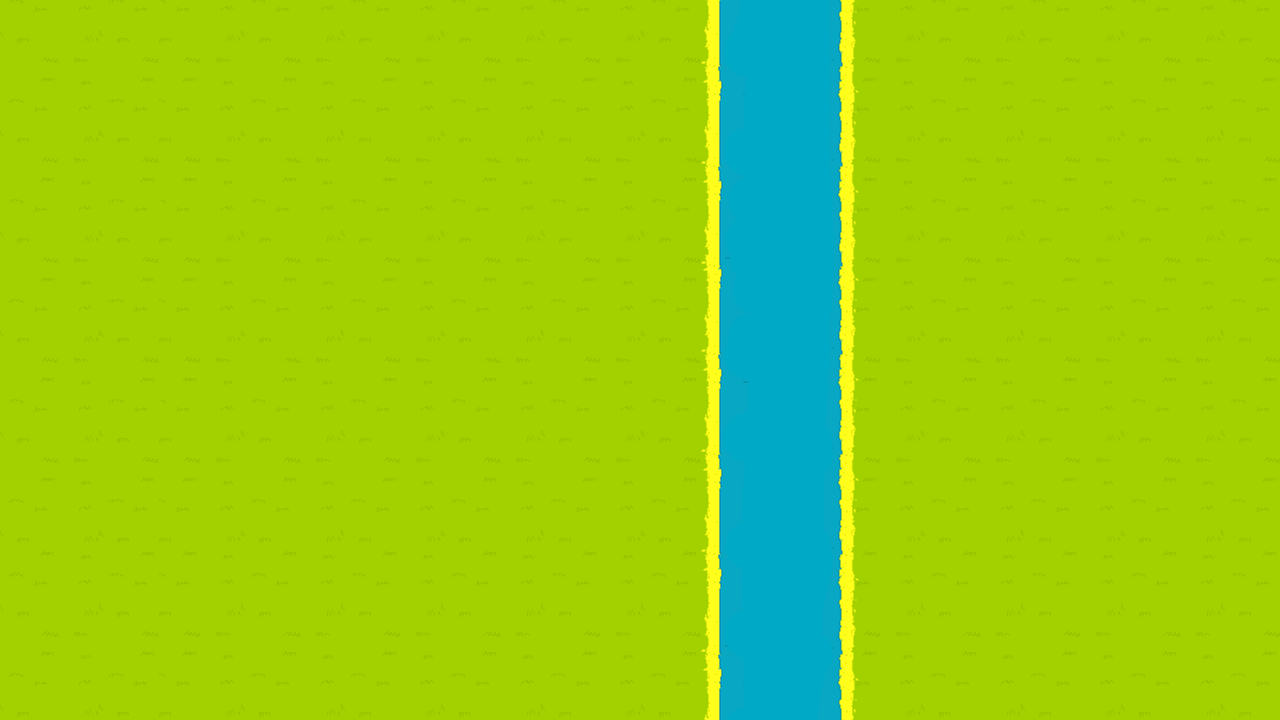
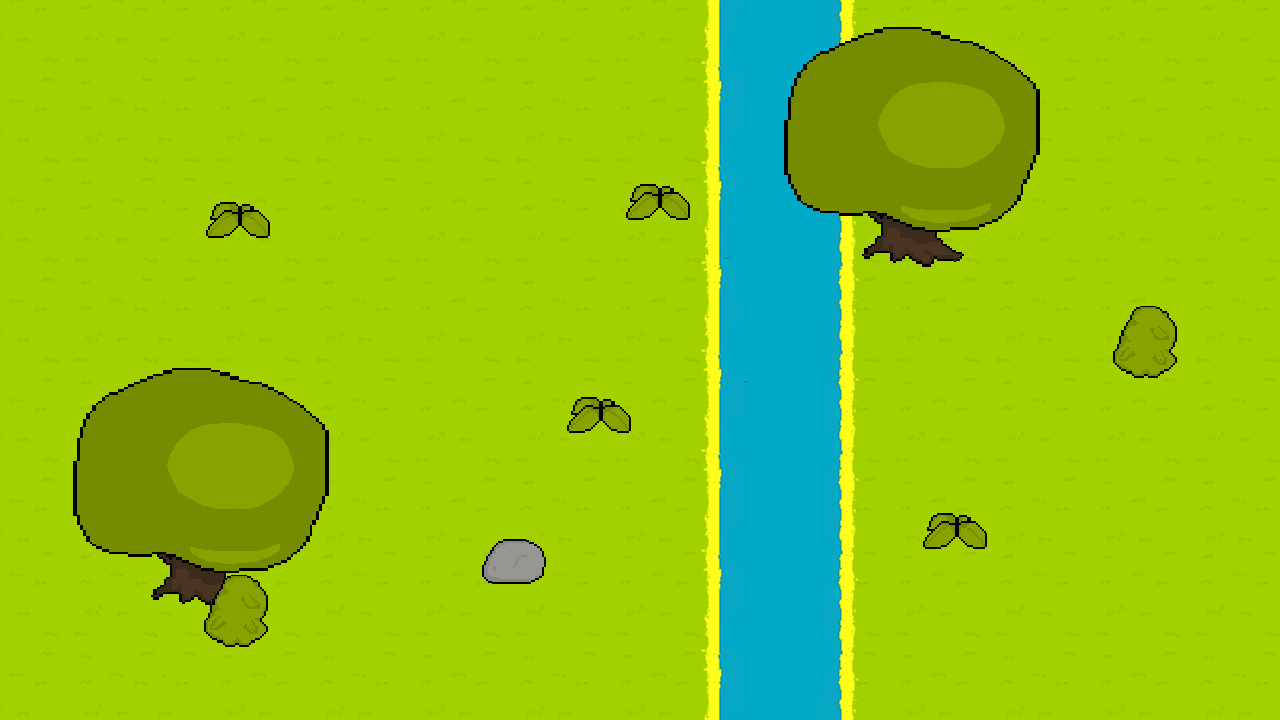
Two versions of the same layered image (1280x720). Layer-by-layer changes:
added layer "Pasted Layer #2" above "vegetacao" over [482, 539, 546, 584]
added layer "vegetacao" above "Pasted Layer #1" over [204, 184, 1177, 647]
added layer "Pasted Layer #1" above "Pasted Layer" over [73, 368, 329, 608]
added layer "Pasted Layer" above "RIO" over [784, 27, 1040, 267]
